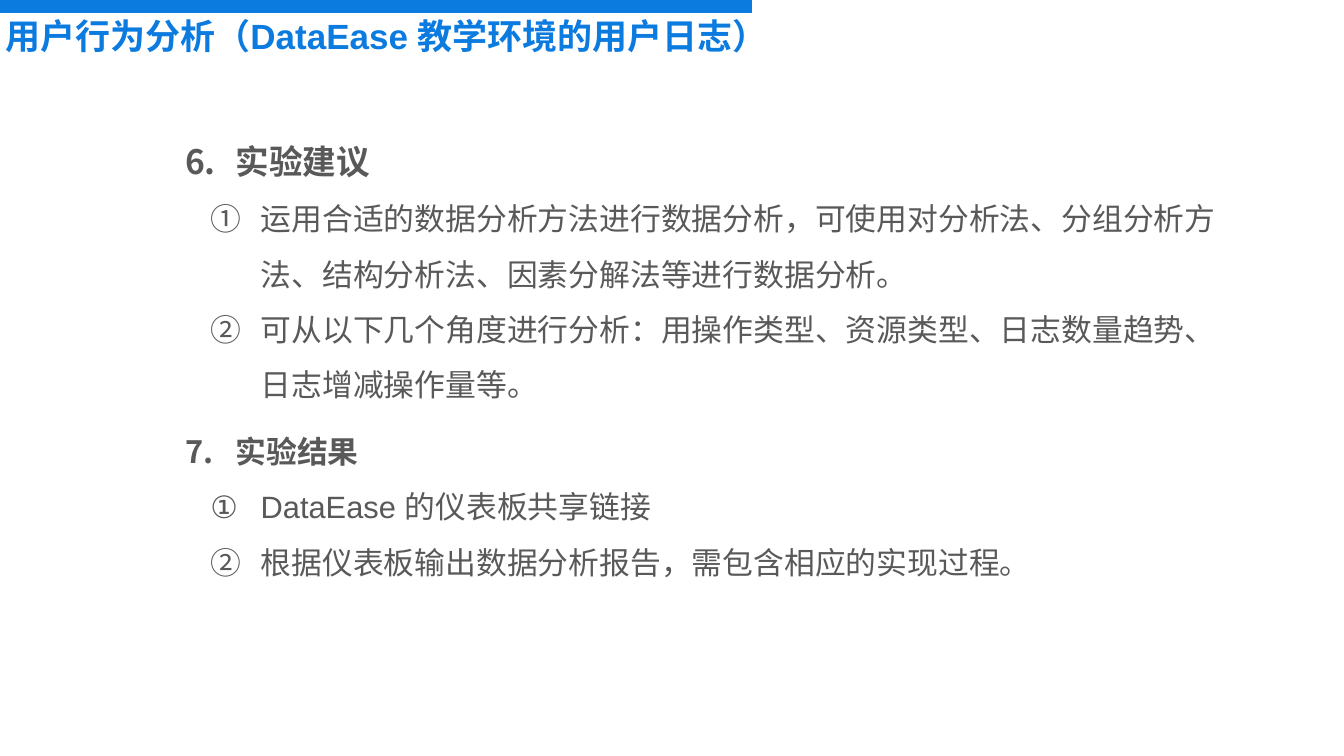
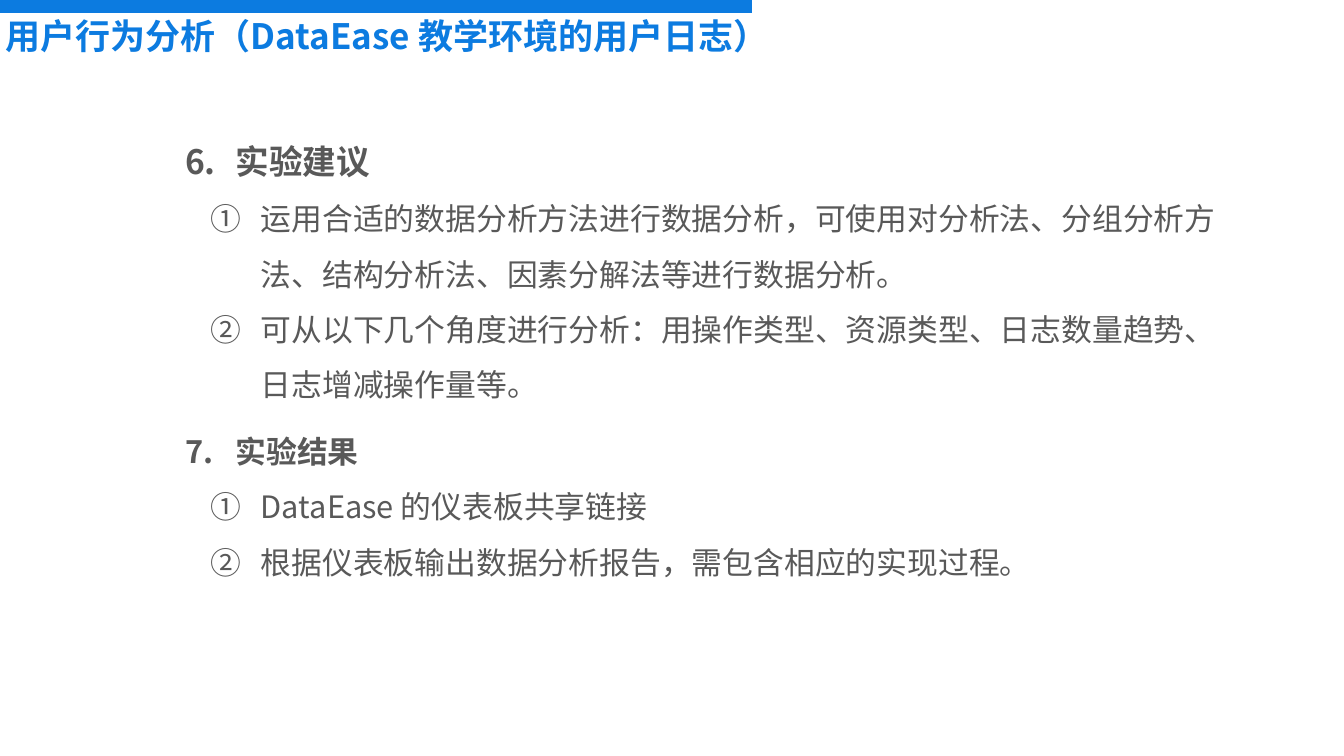
Before and after one commit to fit2cloud-edu/DataEase, a slide deck: slide 5 of 03_教学PPT/06 实战案例学习-用户行为分析.pptx. Drawn at 1344x756 pixels with LibreOffice and Linux fonts; fonts in the diff are those of the drawing; background and template pictures are left out. Boxes give left, top, right and bottom in pixels: in the first picture for what was removed or moved away, otherwise in the second. Text is boxed around its words. In the diff, an @@ line names an element or a change of style, - is before the commit and + after.

Commit message:
feat：升级高校教学材料到DataEase-V2版本

```diff
--- a/03_教学PPT/06 实战案例学习-用户行为分析.pptx
+++ b/03_教学PPT/06 实战案例学习-用户行为分析.pptx
@@ text "用户行为分析（DataEase 教学环境的用户日志）" at [5,19,768,53]: font Arial to Noto Sans CJK JP @@
@@ text "实验建议" at [236,145,1216,577]: font Arial to Noto Sans CJK JP @@
```
Also in this commit, not shown: 6 other slides changed, 15 other files.
